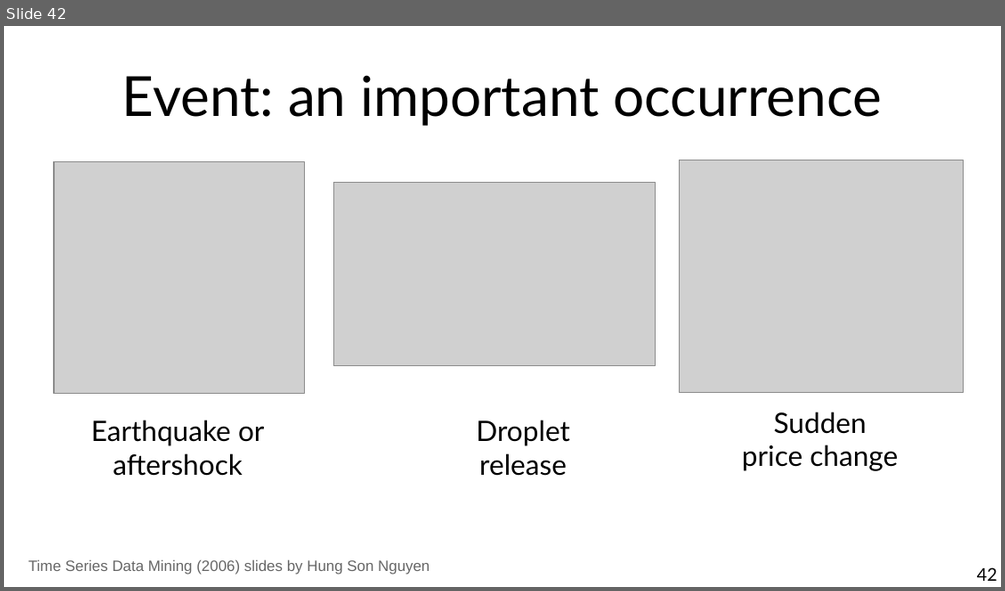
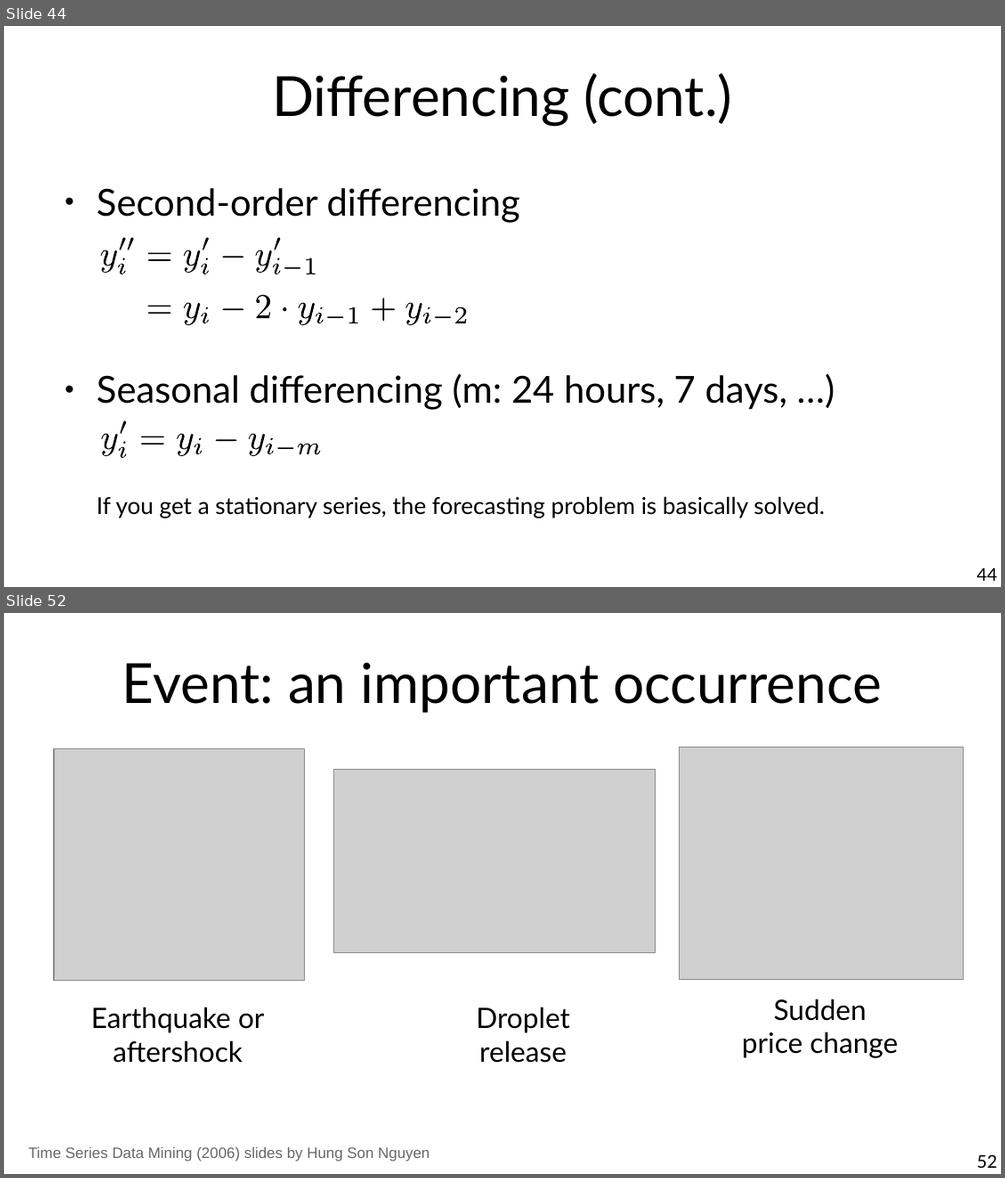
Before and after one commit to marco-calautti/data-mining-course, a slide deck: theory/tt11_time_series.odp. Shown one above the other, each under a label of ours: slide 42 before the commit, slides 44 and 52 after it; the slides between them are not shown. The pictures are 1005x591 and 1005x1178 pixels, drawn with LibreOffice and Linux fonts; fonts in the diff are those of the drawing; grey boxes stand for pictures. Boxes give left, top, right and bottom in pixels: in the first picture for what was removed or moved away, otherwise in the second. Text is boxed around its words. In the diff, an @@ line names an element or a change of style, - is before the commit and + after.

```diff
--- a/theory/tt11_time_series.odp
+++ b/theory/tt11_time_series.odp
@@ slide 44 added at [4,26,1001,587], background #FFFFFF @@
@@ title added at [272,73,733,126], 44 pt, text #000000 @@
+Differencing (cont.)
@@ text added at [97,188,825,517], 18.5 pt, text #000000 @@
+● Second-order differencing
+● Seasonal differencing (m: 24 hours, 7 days, …)
+If you get a stationary series, the forecasting problem is basically solved.
@@ group added at [101,238,466,325]: 29 freeform shapes @@
@@ group added at [101,420,322,458]: 12 freeform shapes @@
@@ page number added at [977,568,997,580], 14 pt, text #000000 @@
+44
@@ what was slide 42 is now slide 52 @@
@@ page number at [977,1154,997,1167]: text changed @@
-42
+52
```
Also in this commit, not shown: 6 slides changed, 18 other slides added, 3 slides removed.
